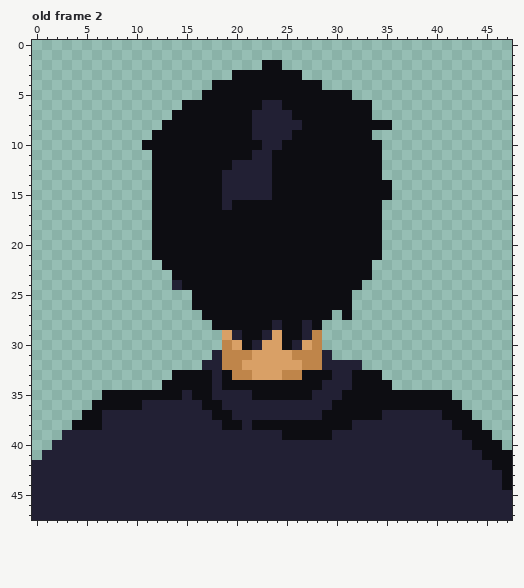
File history of a pixel-art file, assets/aseprite files/mainidle.aseprite. This is how it looked before the edit.
48x48 pixels, 2 frames. Shown: old frame 2. The commit also changed other frames, which this record leaves out.
The same view after the edit:
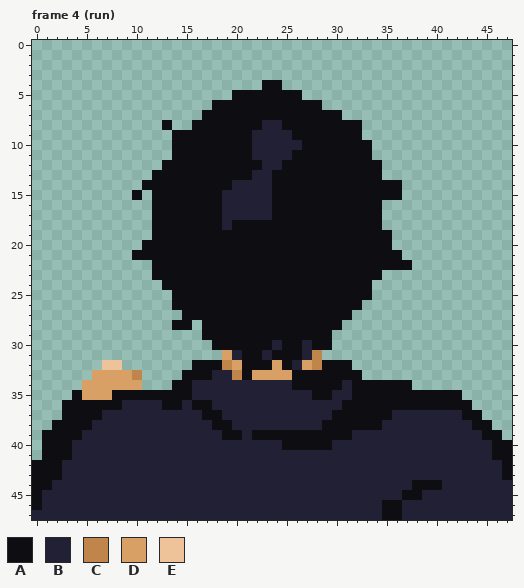
Palette (. is transparent): A #0d0d12  B #222034  C #bf854a  D #d9a066  E #eec39a
A new or re-ordered frame is compared with the old frame closest to it.
Message: Add main character sprite and animations
The exact change:
frames 2 -> 16
--- frame 4 (run) is new; against old frame 2
@@ x 0..47 @@
  1 ................................................
- 2 .......................AA.......................
- 3 ....................AAAAAAA.....................
- 4 ..................AAAAAAAAAAA...................
- 5 .................AAAAAAAAAAAAAAA................
- 6 ...............AAAAAAAABBAAAAAAAAA..............
- 7 ..............AAAAAAAABBBBAAAAAAAA..............
- 8 .............AAAAAAAAABBBBBAAAAAAAAA............
- 9 ............AAAAAAAAAABBBBAAAAAAAA..............
-10 ...........AAAAAAAAAAAABBAAAAAAAAAA.............
-11 ............AAAAAAAAAABBAAAAAAAAAAA.............
-12 ............AAAAAAAABBBBAAAAAAAAAAA.............
-13 ............AAAAAAABBBBBAAAAAAAAAAA.............
-14 ............AAAAAAABBBBBAAAAAAAAAAAA............
-15 ............AAAAAAABBBBBAAAAAAAAAAAA............
-16 ............AAAAAAABAAAAAAAAAAAAAAA.............
-17 ............AAAAAAAAAAAAAAAAAAAAAAA.............
-18 ............AAAAAAAAAAAAAAAAAAAAAAA.............
-19 ............AAAAAAAAAAAAAAAAAAAAAAA.............
-20 ............AAAAAAAAAAAAAAAAAAAAAAA.............
-21 ............AAAAAAAAAAAAAAAAAAAAAAA.............
-22 .............AAAAAAAAAAAAAAAAAAAAA..............
-23 ..............AAAAAAAAAAAAAAAAAAAA..............
-24 ..............BAAAAAAAAAAAAAAAAAA...............
-25 ................AAAAAAAAAAAAAAAA................
-26 ................AAAAAAAAAAAAAAAA................
-27 .................AAAAAAAAAAAAA.A................
-28 ..................AAAAAABAABA...................
-29 ...................DBAABDAABC...................
-30 ...................CDABDDABDC...................
-31 ..................BCCCDDDDCCCB..................
-32 .................BBCCDDDDDDCCBBBB...............
-33 ..............AAAABACCDDDCCAAABBAAA.............
-34 .............AAAAABAAAAAAAAAABBBAAAA............
-35 .......AAAAAAAABAABBBBAAAAAABBBAAAAAAAAAAA......
-36 ......AAAAABBBBBBAABBBBBBBBBBBAAAAAAAAAAAAA.....
-37 .....AABBBBBBBBBBBAABBBBBBBBBAAAAAABBBBBBAAA....
-38 ....AAABBBBBBBBBBBBAABAAAAAAAAAABBBBBBBBBBAAA...
-39 ...BBBBBBBBBBBBBBBBBBBBBBAAAAABBBBBBBBBBBBBAAA..
-40 ..BBBBBBBBBBBBBBBBBBBBBBBBBBBBBBBBBBBBBBBBBBAAA.
-41 .BBBBBBBBBBBBBBBBBBBBBBBBBBBBBBBBBBBBBBBBBBBBAAA
-42 BBBBBBBBBBBBBBBBBBBBBBBBBBBBBBBBBBBBBBBBBBBBBBAA
-43 BBBBBBBBBBBBBBBBBBBBBBBBBBBBBBBBBBBBBBBBBBBBBBBA
-44 BBBBBBBBBBBBBBBBBBBBBBBBBBBBBBBBBBBBBBBBBBBBBBBA
-45 BBBBBBBBBBBBBBBBBBBBBBBBBBBBBBBBBBBBBBBBBBBBBBBB
-46 BBBBBBBBBBBBBBBBBBBBBBBBBBBBBBBBBBBBBBBBBBBBBBBB
-47 BBBBBBBBBBBBBBBBBBBBBBBBBBBBBBBBBBBBBBBBBBBBBBBB
+ 2 ................................................
+ 3 ................................................
+ 4 .......................AA.......................
+ 5 ....................AAAAAAA.....................
+ 6 ..................AAAAAAAAAAA...................
+ 7 .................AAAAAAAAAAAAAA.................
+ 8 .............A..AAAAAAABBAAAAAAAA...............
+ 9 ..............AAAAAAAABBBBAAAAAAA...............
+10 ..............AAAAAAAABBBBBAAAAAAA..............
+11 ..............AAAAAAAABBBBAAAAAAAA..............
+12 .............AAAAAAAAAABBAAAAAAAAAA.............
+13 ............AAAAAAAAAABBAAAAAAAAAAA.............
+14 ...........AAAAAAAAABBBBAAAAAAAAAAAAA...........
+15 ..........A.AAAAAAABBBBBAAAAAAAAAAAAA...........
+16 ............AAAAAAABBBBBAAAAAAAAAAA.............
+17 ............AAAAAAABBBBBAAAAAAAAAAA.............
+18 ............AAAAAAABAAAAAAAAAAAAAAA.............
+19 ............AAAAAAAAAAAAAAAAAAAAAAAA............
+20 ...........AAAAAAAAAAAAAAAAAAAAAAAAA............
+21 ..........AAAAAAAAAAAAAAAAAAAAAAAAAAA...........
+22 ............AAAAAAAAAAAAAAAAAAAAAAAAAA..........
+23 ............AAAAAAAAAAAAAAAAAAAAAAA.............
+24 .............AAAAAAAAAAAAAAAAAAAAA..............
+25 ..............AAAAAAAAAAAAAAAAAAAA..............
+26 ..............AAAAAAAAAAAAAAAAAAA...............
+27 ...............AAAAAAAAAAAAAAAAA................
+28 ..............AA.AAAAAAAAAAAAAA.................
+29 .................AAAAAAAAAAAAA..................
+30 ..................AAAAAABAABAA..................
+31 ...................DBAABAAABC...................
+32 .......EE.......AAACDAAADABDCAAA................
+33 ......DDDDC....AAABBCADDDDAAAAAAA...............
+34 .....DDDDDD...AABBBBBBBBBBAAAAABAAAAAA..........
+35 ....ADDDAAAAAAAABBBBBBBBBBBBAABBAAAAAAAAAAA.....
+36 ...AAAAAABBBBAABAABBBBBBBBBBBBBAAAAAAAAAAAAA....
+37 ...AAAABBBBBBBBBBAABBBBBBBBBBBAAAAAABBBBBBBAA...
+38 ..AAAABBBBBBBBBBBBAABBBBBBBBBAAAAAABBBBBBBBBAA..
+39 .AAAABBBBBBBBBBBBBBAABAAAAAAAAAABBBBBBBBBBBBBAA.
+40 .AAABBBBBBBBBBBBBBBBBBBBBAAAAABBBBBBBBBBBBBBBBAA
+41 .AAABBBBBBBBBBBBBBBBBBBBBBBBBBBBBBBBBBBBBBBBBBAA
+42 AAABBBBBBBBBBBBBBBBBBBBBBBBBBBBBBBBBBBBBBBBBBBBA
+43 AAABBBBBBBBBBBBBBBBBBBBBBBBBBBBBBBBBBBBBBBBBBBBA
+44 AABBBBBBBBBBBBBBBBBBBBBBBBBBBBBBBBBBBBAAABBBBBBB
+45 ABBBBBBBBBBBBBBBBBBBBBBBBBBBBBBBBBBBBAABBBBBBBBB
+46 ABBBBBBBBBBBBBBBBBBBBBBBBBBBBBBBBBBAABBBBBBBBBBB
+47 BBBBBBBBBBBBBBBBBBBBBBBBBBBBBBBBBBBAABBBBBBBBBBB
Where, in picture pixels (left, top, right, bottom), the same in both pictures:
changed: (32, 60, 512, 520)
